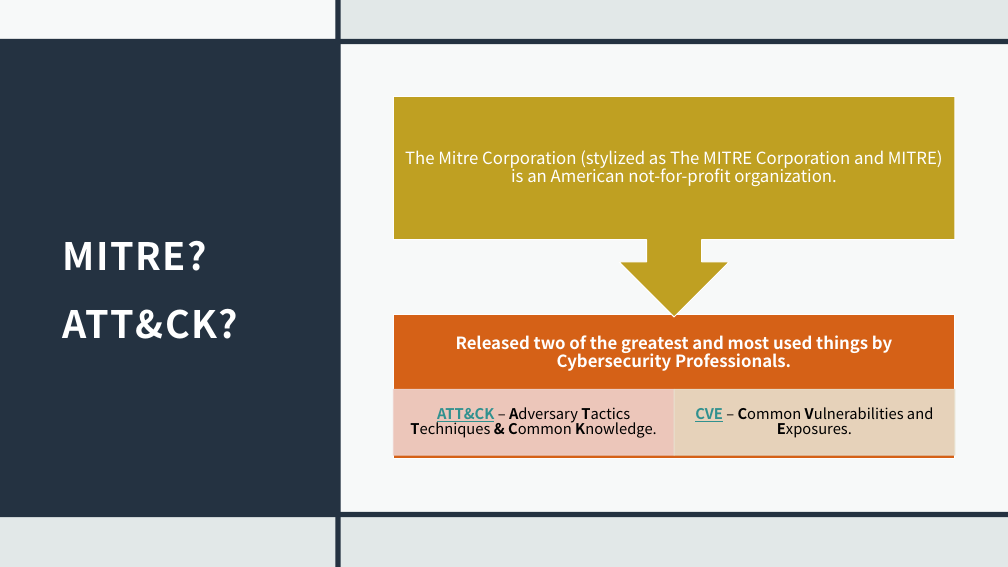
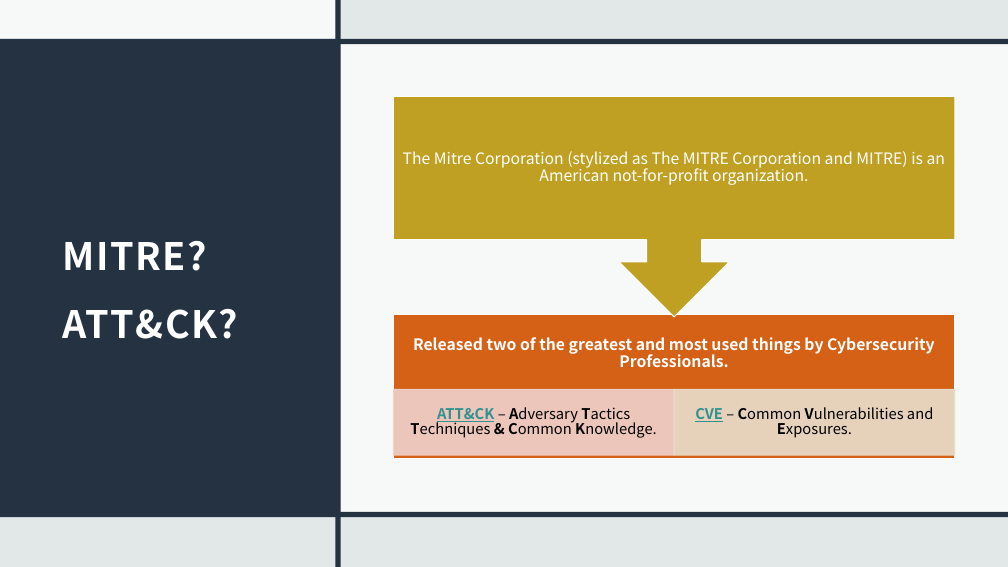
Before and after one commit to tarunsaiks/Cyber-Notes-Repo, a slide deck: slide 7 of Atomic_Red_Team/Slides.pptx. Drawn at 1008x567 pixels with LibreOffice and Linux fonts; fonts in the diff are those of the drawing. Boxes give left, top, right and bottom in pixels: in the first picture for what was removed or moved away, otherwise in the second. Text is boxed around its words. In the diff, an @@ line names an element or a change of style, - is before the commit and + after.

```diff
--- a/Atomic_Red_Team/Slides.pptx
+++ b/Atomic_Red_Team/Slides.pptx
@@ text "The Mitre Corporation (stylized as ..." at [403,151,945,185]: size 16 to 15 pt @@
@@ text "Released two of the greatest ..." at [413,337,935,367]: size 16 to 15 pt @@
```
Also in this commit, not shown: 1 other slide changed.
